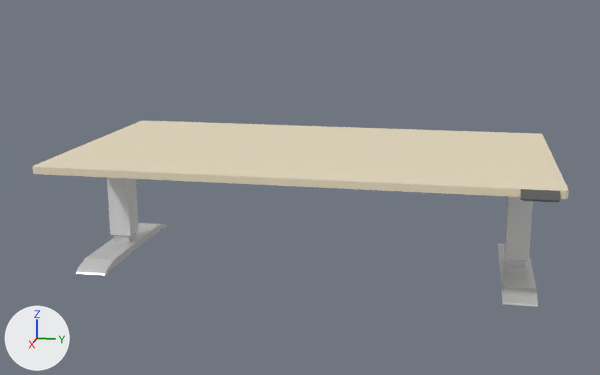
Renders of the FBX model Assets/Prefabs/Desk.fbx from each side of a commit.
One viewpoint serves both versions: a camera (50 mm lens) standing at (4.84, 0.9, 1.68) and looking at (0.04, -0.06, 0.48). The lights are fixed; the arrows at lower left show +X, +Y and +Z. Where no turn or scale is listed for an object, it has been applied to the vertices. Vertices at the same position are counted once.

The first picture shows 'DeskLegPart', 'DeskPartBottom', 'DeskPartTop', 'RemoteControl'.
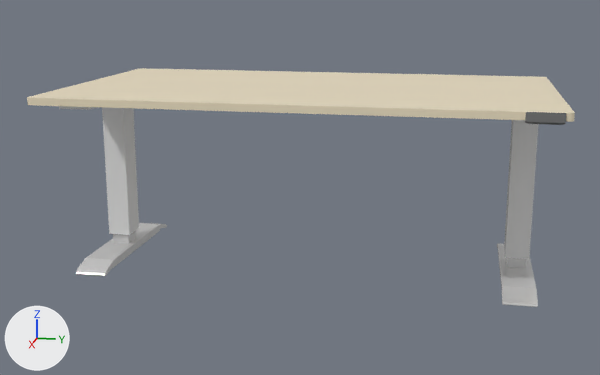
Edits to the scene script, one JSON object a line:
```json
{"block": "me_큐브_004", "where": "me_큐브_004.from_pydata(...)  # 84 vertices, 72 faces; spans x -0.6..0.6, y -1.31..1.31, z 0.11..0.68"}
{"block": "me_큐브_004", "where": "# used by ob_desklegpart; location = (0.0, 0.0, 0.0)"}
{"block": "me_큐브_004", "change": "me_큐브_004 part 1: the loose piece of 8 vertices spanning x -0.07..0.07, y -1.3..-1.16, z 0.11..0.6 is scaled about its middle by (1.2, 1, 1.75), then moved by (0.0, 0.0, -0.18)"}
{"block": "me_큐브_004", "change": "me_큐브_004 part 2: the loose piece of 8 vertices spanning x -0.07..0.07, y 1.16..1.3, z 0.11..0.6 is scaled about its middle by (1.2, 1, 1.75), then moved by (0.0, 0.0, -0.18)"}
{"op": "set", "path": "ob_deskparttop.location", "old": "(0.0, 0.0, 0.0)", "new": "(0.0, 0.0, 0.375)"}
{"op": "set", "path": "ob_desklegpart.location", "old": "(0.0, 0.0, 0.0)", "new": "(0.0, 0.0, 0.375)"}
{"op": "set", "path": "ob_remotecontrol.location", "old": "(0.0, 0.0, 0.0)", "new": "(0.0, 0.0, 0.375)"}
```

Where the change shows, as pixel boxes (x1, y1, x2, y2) in the pictures (600 x 375 px; the box of a moved part takes in the faces that stretch with it):
```json
{"object": "DeskPartTop", "change": "moved", "before": [32, 121, 569, 199], "after": [27, 68, 575, 122]}
{"object": "DeskLegPart", "change": "reshaped, moved", "before": [107, 178, 533, 260], "after": [59, 106, 539, 259]}
{"object": "RemoteControl", "change": "moved", "before": [520, 189, 560, 202], "after": [525, 112, 566, 125]}
{"part": 1, "of": "me_큐브_004", "change": "moved or reshaped", "before": [107, 178, 138, 236], "after": [102, 107, 139, 235]}
{"part": 2, "of": "me_큐브_004", "change": "moved or reshaped", "before": [504, 196, 533, 260], "after": [504, 120, 539, 259]}
```
